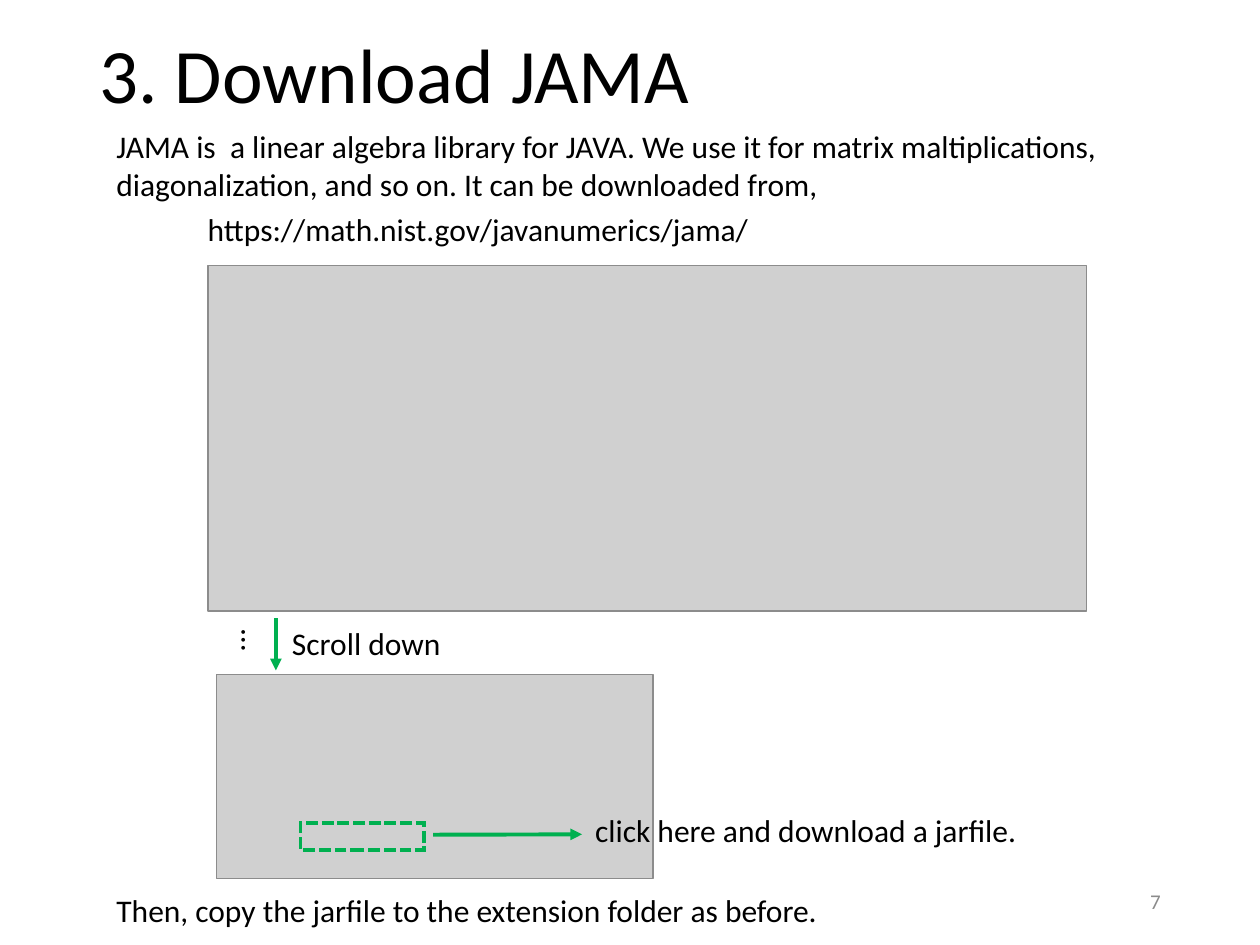
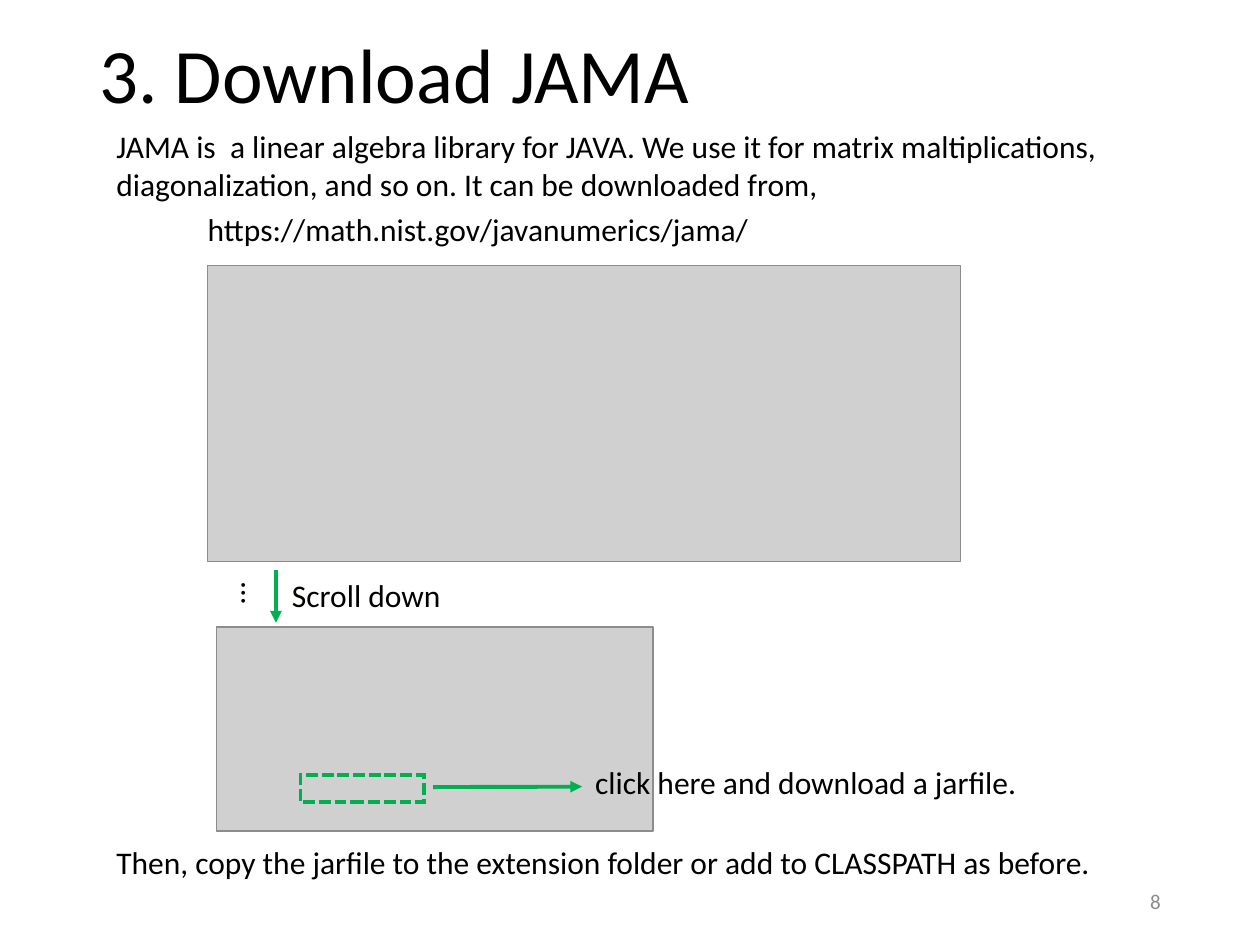
Before and after one commit to yagikiyoshi/sindo, a slide deck: slide 9 of doc/JSindo/install.pptx (slide 8 before the commit). Drawn at 1260x945 pixels with LibreOffice and Linux fonts; fonts in the diff are those of the drawing; grey boxes stand for pictures. Boxes give left, top, right and bottom in pixels: in the first picture for what was removed or moved away, otherwise in the second. Text is boxed around its words. In the diff, an @@ line names an element or a change of style, - is before the commit and + after.

```diff
--- a/doc/JSindo/install.pptx
+++ b/doc/JSindo/install.pptx
@@ picture: place and size @@
-picture at (208,266,1086,611)
+picture at (208,266,960,562)
@@ 2 texts, 1 picture: place and size @@
-2 texts, 1 picture at (217,617,654,878)
+2 texts, 1 picture at (217,570,654,832)
@@ 2 arrows, 1 text, 1 rectangle: place and size @@
-2 arrows, 1 text, 1 rectangle at (276,619,1016,849)
+2 arrows, 1 text, 1 rectangle at (276,571,1016,801)
@@ text at (116,852,1090,880): text changed @@
-Then, copy the jarfile to the extension folder as before.
+Then, copy the jarfile to the extension folder or add to CLASSPATH as before.
@@ page number at (1150,895,1161,909): text changed @@
-7
+8
```
Also in this commit, not shown: 9 other slides changed, 7 slides added, 2 slides removed, 13 other files.
